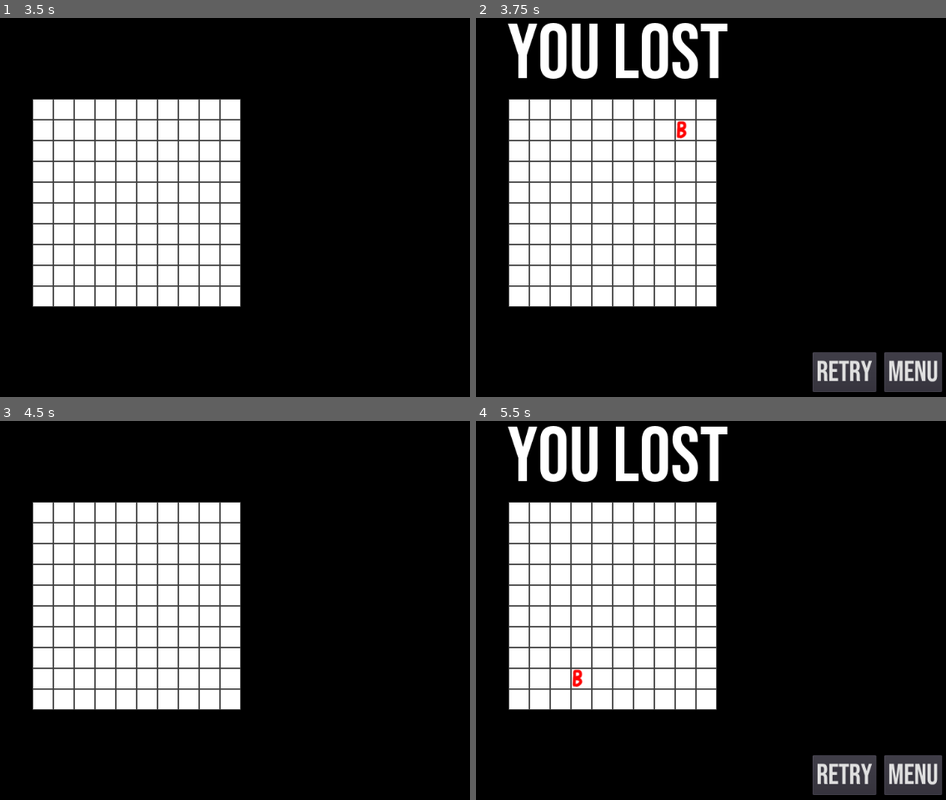
Above: before the commit, frames 1-4 (two rows, left to right).
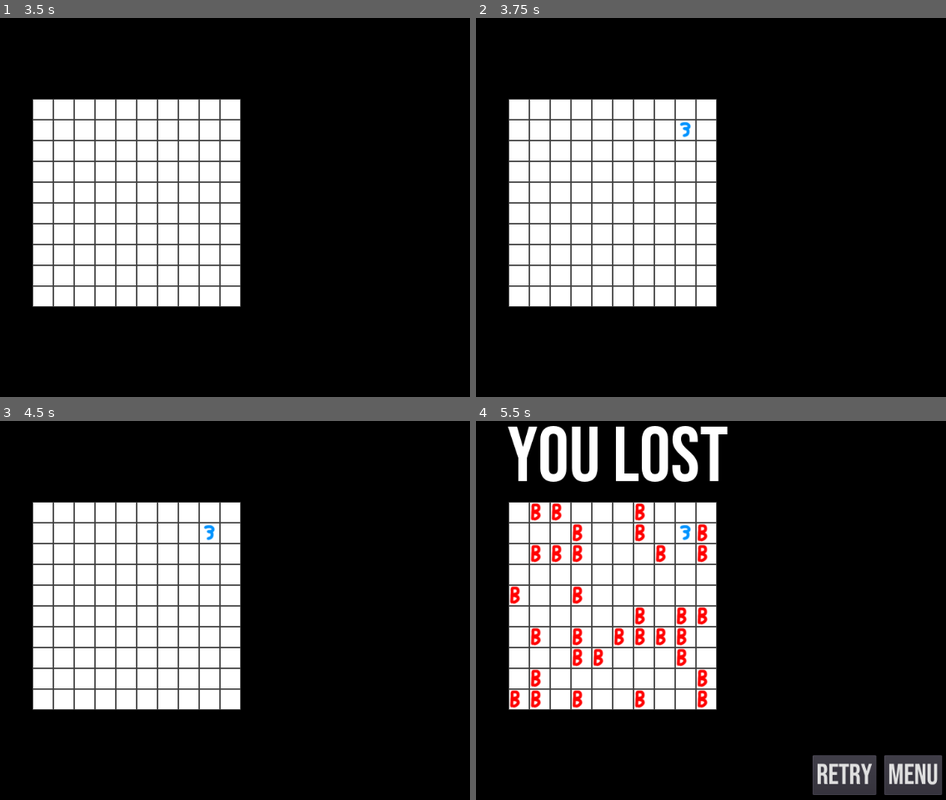
Above: after the commit, the same moments.

Repository: erri120/Minesweeper
Game: Godot game, scene res://scenes/menu.tscn
The game is run twice, just before and just after one commit, with the same random seed, the same clock (stepped at 60 frames per second) and the same inputs.
Inputs (mouse positions are in pixels of both pictures, inside the frame that each line leads up to):
- Up to frame 1 (3.5 s): click "Start Game" at 0.5 s; click "Easy" at 1.25 s; tap Enter at 2 s; move the mouse to (282, 184) at 2.02 s; press the mouse at (282, 184) at 2.03 s; right-click (282, 184) at 2.3 s; tap Space at 2.75 s; move the mouse to (4, 222) at 2.77 s; release the mouse at (4, 222) at 2.78 s; right-click (4, 222) at 2.85 s; click (4, 222) at 3.05 s
- Up to frame 2 (3.75 s): tap Enter at 3.5 s; move the mouse to (678, 116) at 3.52 s; press the mouse at (678, 116) at 3.53 s
- Up to frame 3 (4.5 s): right-click (202, 519) at 3.8 s; release the mouse at (202, 519) at 4.25 s; click (366, 773) at 4.25 s, where only the run before the commit has a clickable "RETRY"
- Up to frame 4 (5.5 s): tap Space at 5 s; move the mouse to (579, 682) at 5.02 s; right-click (579, 682) at 5.1 s; click (579, 682) at 5.3 s

Frame 1 is identical in both runs. In frame 2, 6.3% of the frame differs, in the area x 6-100%, y 1-99%; in frame 3, less than 0.1%; in frame 4, 3.0%.

Commit message:
Added expanding function
Expanding to neighbores works, also added a function that shows all mines after defeat

Diff:
--- a/scripts/Board.gd
+++ b/scripts/Board.gd
@@ -2,55 +2,57 @@
 
 #offset of the tile position when clicking (gay af)
 const WIDTH_OFFSET = 16
-const HEIGHT_OFFSET = 9.5
+const HEIGHT_OFFSET = 9
 
 #int containing the board width and height
 var board_width = 10
 var board_height = 10
 #bool true if game is over and player lost
 var game_over = false
-#2D matrix that represents the board, contains 1(mine) or 0(empty)
+#2D matrix that represents the board, contains 2(block), 1(mine) or 0(empty)
 var board=[]
 
 #function showing the game over screen
 func game_over():
 	game_over = true
+	show_mines()
 	for i in get_tree().get_nodes_in_group("Control"):
 		i.show()
+
+#function that shows all mines at the end of the game
+func show_mines():
+	if game_over:
+		for i in range(-(board_width/2), board_width/2):
+			for j in range(-(board_height/2), board_height/2):
+				if board[i+(board_width/2)][j+(board_height/2)] == 1:
+					set_cellv(Vector2(i,j),1,false,false)
 
 #function that returns the index of the tile based on the number of mines surrounding it
 func tile_index(mines):
 	var i = 3
-	if(mines == 0):
-		i = 3
-	if(mines == 1):
-		i = 4
-	if(mines == 2):
-		i = 5
-	if(mines == 3):
-		i = 6
-	if(mines == 4):
-		i = 7
-	if(mines == 5):
-		i = 8
-	if(mines == 6):
-		i = 9
-	if(mines == 7):
-		i = 10
-	if(mines == 8):
-		i = 11
+	match mines:
+		0: i=3
+		1: i=4
+		2: i=5
+		3: i=6
+		4: i=7
+		5: i=8
+		6: i=9
+		7: i=10
+		8: i=11
 	return i
 
 #function that returns the number of mines surrounding the tile
 #based on the positing in the board-matrix
 func mines_nearby(m_pos):
 	var mines = 0
-	for x in range(m_pos.x-1,m_pos.x+1):
+	for x in range(m_pos.x-1,m_pos.x+2):
 		if x>=0:
-			for y in range(m_pos.y-1,m_pos.y+1):
-				if y>= 0:
-					if(board[x][y]==1):
-						mines+=1
+			for y in range(m_pos.y-1,m_pos.y+2):
+				if y>= 0 && (Vector2(x,y)!=m_pos):
+					if x<board_width and y<board_height:
+						if(board[x][y]==1):
+							mines+=1
 	return mines
 
 #function that changes the tile based on the number of mines surrounding it
@@ -62,13 +64,30 @@
 	m_pos.y = cell_pos.y+(board_height/2)
 	#getting the number of mines surrounding the tile
 	var mines = mines_nearby(m_pos)
-	#changing the tile
+	#changing the tile and putting 2 into the board-matrix
 	set_cellv(cell_pos,tile_index(mines),false,false)
+	board[m_pos.x][m_pos.y] = 2
+	#expanding to the neighbores if no mine is nearby
+	#!!!RECURSIVE!!!
+	if(mines == 0):
+		for x in range(cell_pos.x-1,cell_pos.x+2):
+			if ((x+(board_width/2)<board_width) and x>(-(board_width/2))):
+				for y in range(cell_pos.y-1,cell_pos.y+2):
+					if ((y+(board_height/2)<board_height) and y>(-(board_height/2))):
+						var xycell_pos = Vector2(x,y)
+						var xycell_m_pos = xycell_pos
+						xycell_m_pos.x = xycell_pos.x+(board_width/2)
+						xycell_m_pos.y = xycell_pos.y+(board_height/2)
+						if(Vector2(x,y) != cell_pos \
+						 and board[xycell_m_pos.x][xycell_m_pos.y]!=2):
+							change_tile(Vector2(x,y))
 
 func _ready():
 	game_over = false
 	board_width = global.width
 	board_height = global.height
+	var mines = 0
+	var empty = 0
 	#filling the board-matrix
 	for i in range(-(board_width/2), board_width/2):
 		board.append([])
@@ -78,9 +97,17 @@
 			set_cell(i,j,0,false,false)
 			#getting either 1 or 0 and putting them into the board-matrix
 			randomize()
-			var rand = randi()%2+0
+			var rand = randi()%3+0
 			board[i+(board_width/2)].append([])
-			board[i+(board_width/2)][j+(board_height/2)] = rand
+			if rand<=1:
+				board[i+(board_width/2)][j+(board_height/2)] = 0
+				empty+=1
+			else:
+				board[i+(board_width/2)][j+(board_height/2)] = 1
+				mines+=1
+	#print("Total tiles: "+str(board_width*board_height)\
+	#  +", mines: "+str(mines)+", empty: "+str(empty))
+	#print("Board-matrix: "+str(board))
 
 func _input(event):
 	#checking if player is clicking on a tile and the game is not over
@@ -112,6 +139,11 @@
 					set_cellv(cell_pos,1,false,false)
 					game_over()
 			#player can only place flags if the game mode allows it
-			if(event.is_action("p_flag") \
+			var changed_to = 0
+			if(event.is_action_pressed("p_flag") \
 			  && global.allow_flags):
-				set_cellv(cell_pos,2,false,false)
+				if get_cellv(cell_pos) == 0:
+					set_cellv(cell_pos,2,false,false)
+					changed_to = 2
+				if get_cellv(cell_pos) == 2 and changed_to == 0:
+					set_cellv(cell_pos,0,false,false)
